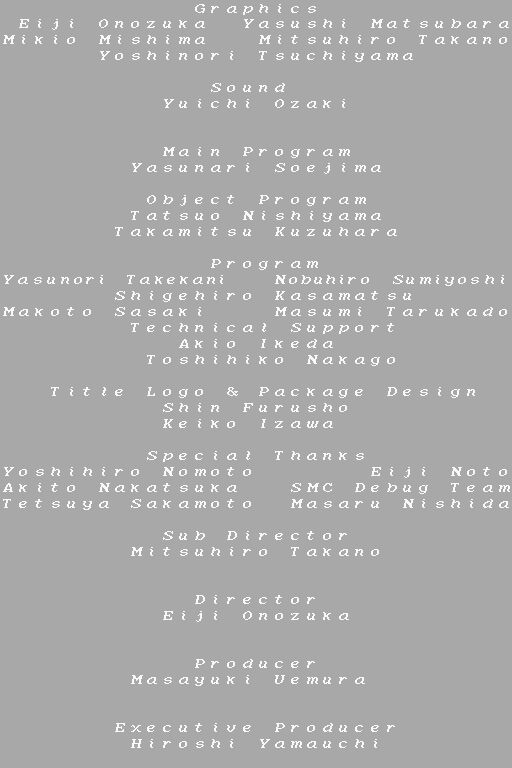
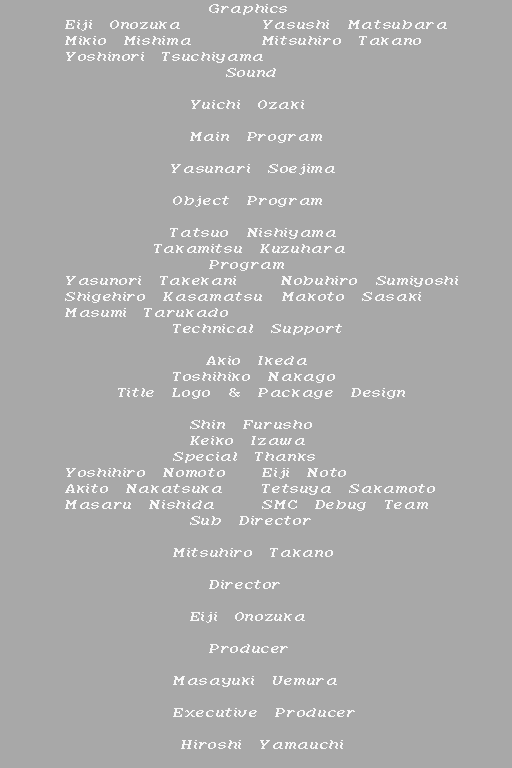
Comparing the layer stacks of the two 512×768 images. Changes:
renamed "Graphics Eiji Onozuka Yasushi Matsubara Mikio Mis" to "Graphics Eiji Onozuka Yasushi Matsubara Mikio Mishima M", painted on it over [3, 4, 510, 749]
